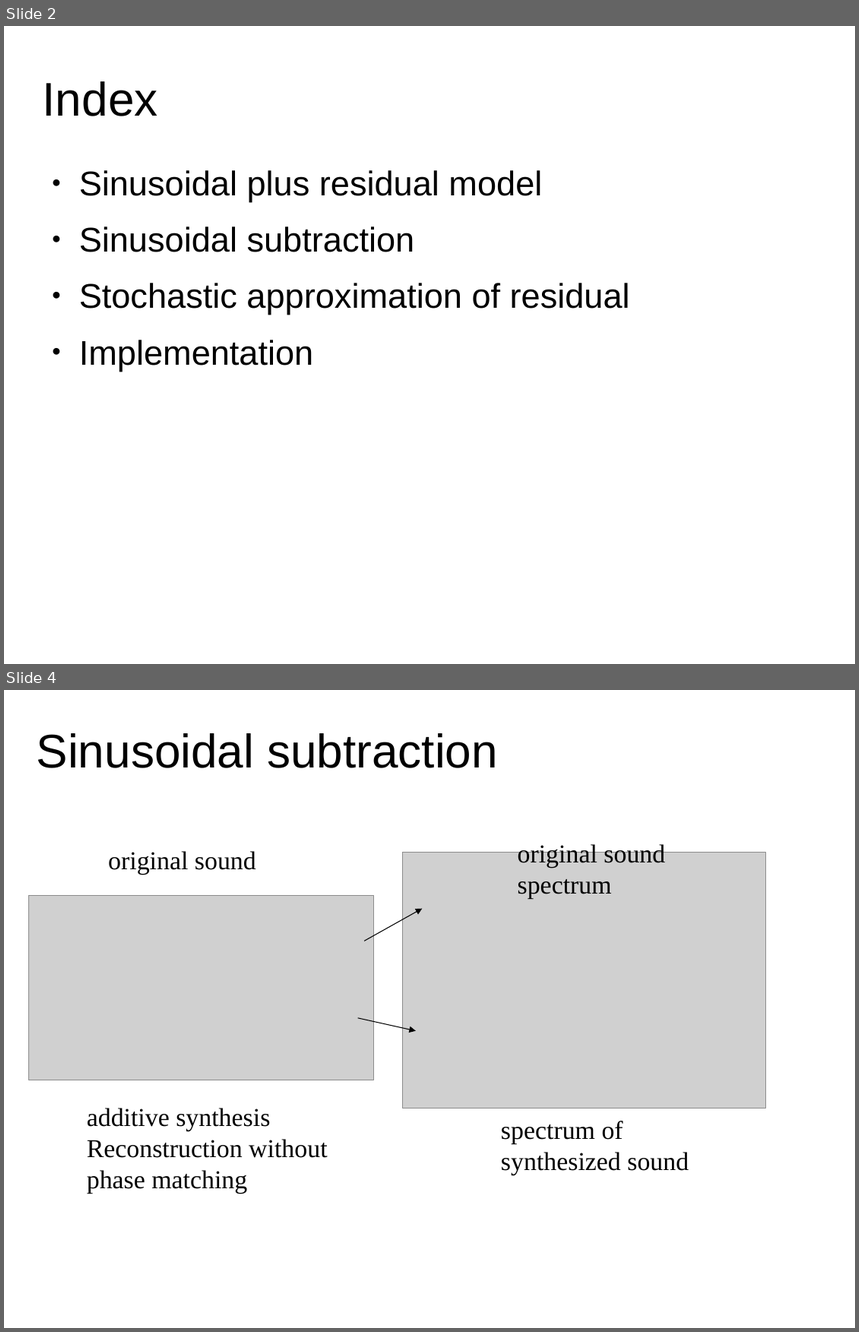
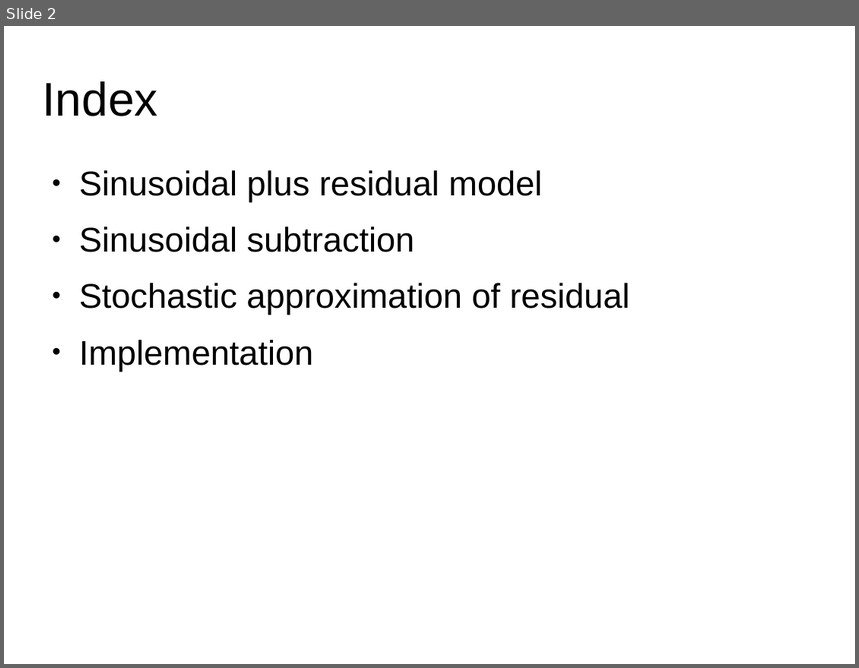
Before and after one commit to MTG/sms-tools, a slide deck: teaching-material/lectures/lect7-Sinusoidal-plus-Residual-model/7-Sinusoidal-plus-Residual-model.odp. Shown one above the other, each under a label of ours: slides 2 and 4 before the commit, slide 2 after it; the slides between them are not shown. The pictures are 859x1332 and 859x668 pixels, drawn with LibreOffice and Linux fonts; fonts in the diff are those of the drawing; grey boxes stand for pictures. Boxes give left, top, right and bottom in pixels: in the first picture for what was removed or moved away, otherwise in the second. Text is boxed around its words. In the diff, an @@ line names an element or a change of style, - is before the commit and + after.

```diff
--- a/teaching-material/lectures/lect7-Sinusoidal-plus-Residual-model/7-Sinusoidal-plus-Residual-model.odp
+++ b/teaching-material/lectures/lect7-Sinusoidal-plus-Residual-model/7-Sinusoidal-plus-Residual-model.odp
@@ slide 4 removed at box(4, 690, 855, 1328), background #FFFFFF @@
@@ title removed at box(37, 733, 497, 768) @@
-Sinusoidal subtraction
@@ text removed at box(518, 843, 665, 899) @@
-original sound
-spectrum
@@ text removed at box(108, 851, 256, 875) @@
-original sound
@@ picture removed at box(403, 852, 766, 1108) @@
@@ picture removed at box(29, 896, 374, 1081) @@
@@ arrow removed from (365, 941) to (423, 909) @@
@@ arrow removed from (357, 1018) to (416, 1031) @@
@@ text removed at box(87, 1108, 327, 1194) @@
-additive synthesis
-Reconstruction without
-phase matching
@@ text removed at box(501, 1121, 689, 1176) @@
-spectrum of
-synthesized sound
```
Also in this commit, not shown: 6 slides changed, 9 slides added, 7 other slides removed, 19 other files.
